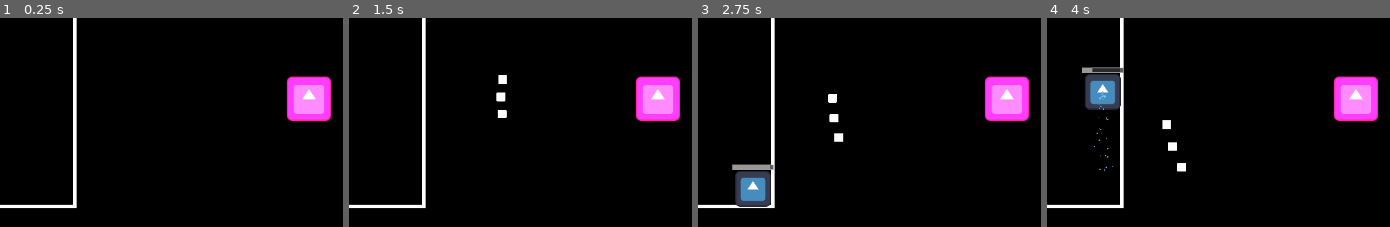
Above: before the commit, frames 1-4 (left to right).
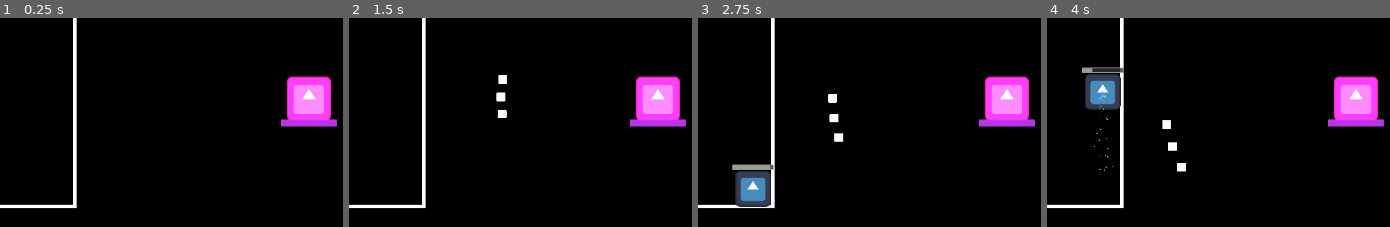
Above: after the commit, the same moments.

Repository: kriegueur/shovel_jam
Game: Godot game, scene res://scenes/battle_scene.tscn
The game is run twice, just before and just after one commit, with the same random seed, the same clock (stepped at 60 frames per second) and the same inputs. The engine's default icon, where the game draws it, is replaced by a stand-in: a white triangle on a blue panel in a dark square.
Inputs:
- Up to frame 1 (0.25 s): no input
- Up to frame 2 (1.5 s): click "Attack" at 0.5 s; tap Enter at 1.25 s; hold D (right) from 1.28 s (still down); tap Shift (dash) at 1.35 s
- Up to frame 3 (2.75 s): release D (right) at 2.03 s; hold S (down) from 2.03 s (still down); tap Shift (dash) at 2.1 s
- Up to frame 4 (4 s): release S (down) at 2.78 s; hold D (right) 2.78-3.53 s; tap Shift (dash) at 2.85, 3.6 s; hold W (up) from 3.53 s (still down)
The pictures show only the part of the screen within x 50-100%, y 26-76%; the shares and areas given below are measured in that part.

The runs differ from the first frame. In frame 1, 0.6% of the frame differs, in the area x 81-99%, y 48-53%; in frame 2, 0.6%; in frame 3, 0.6%; in frame 4, 0.6%.

Commit message:
FEAT(PV_ENNEMY): Displaying healthbar below ennemies

Diff:
--- a/scenes/enemy_component.tscn
+++ b/scenes/enemy_component.tscn
@@ -1,8 +1,31 @@
-[gd_scene load_steps=2 format=3 uid="uid://bywnmjxsuvyhj"]
+[gd_scene load_steps=4 format=3 uid="uid://bywnmjxsuvyhj"]
 
 [ext_resource type="Script" uid="uid://88au741dl3ce" path="res://scripts/enemy_component.gd" id="1_wmfil"]
+
+[sub_resource type="StyleBoxFlat" id="StyleBoxFlat_wmfil"]
+bg_color = Color(0.2, 0.2, 0.2, 0.8)
+border_width_left = 1
+border_width_top = 1
+border_width_right = 1
+border_width_bottom = 1
+border_color = Color(1, 1, 1, 1)
+
+[sub_resource type="StyleBoxFlat" id="StyleBoxFlat_74p7v"]
+bg_color = Color(0.8, 0.2, 2, 0.9)
 
 [node name="enemy_component" type="Node2D"]
 script = ExtResource("1_wmfil")
 
 [node name="Timer" type="Timer" parent="."]
+
+[node name="CanvasLayer" type="CanvasLayer" parent="."]
+
+[node name="ProgressBar" type="ProgressBar" parent="CanvasLayer"]
+offset_left = -40.0
+offset_top = 30.0
+offset_right = 40.0
+offset_bottom = 40.0
+theme_override_styles/background = SubResource("StyleBoxFlat_wmfil")
+theme_override_styles/fill = SubResource("StyleBoxFlat_74p7v")
+value = 100.0
+show_percentage = false
--- a/scripts/enemy_component.gd
+++ b/scripts/enemy_component.gd
@@ -8,6 +8,13 @@
 @export var shoot_towards_player : bool = true
 @export var bullets_per_shot : int = 1
 @export var time_offset : float = 0.0
+
+@export var max_health : int = 100
+var current_health : int
+@onready var health_bar : ProgressBar
+
+signal enemy_died
+signal health_changed(new_health: int, max_health: int)
 
 var SHOT_DIRS : Array[Vector2] = [Vector2.LEFT]
 var current_shot = 0
@@ -32,10 +39,27 @@
 			current_shot = (current_shot+1)%len(SHOT_DIRS)
 			add_child(proj)
 	)
+	current_health = max_health
+	$CanvasLayer/ProgressBar.max_value = max_health
+	$CanvasLayer/ProgressBar.value = current_health
+	$CanvasLayer/ProgressBar.min_value = 0
+	$CanvasLayer/ProgressBar.global_position = global_position + Vector2(-40, 30)
 
 # Called every frame. 'delta' is the elapsed time since the previous frame.
 func _process(delta: float) -> void:
 	pass
+
+func take_damage(damage: int):
+	current_health = max(0, current_health - damage)
+	$CanvasLayer/ProgressBar.value = current_health
+	health_changed.emit(current_health, max_health)
+	if current_health <= 0:
+		die()
+
+func die():
+	stop_shooting()
+	enemy_died.emit(self)
+
 
 func start_shooting():
 	get_tree().create_timer(time_offset).connect("timeout", func():
@@ -52,3 +76,7 @@
 
 func set_shot_dirs(dirs: Array[Vector2]):
 	SHOT_DIRS = dirs
+
+#Generic function for taking damage ?
+func damage(damage: int):
+	take_damage(damage)
